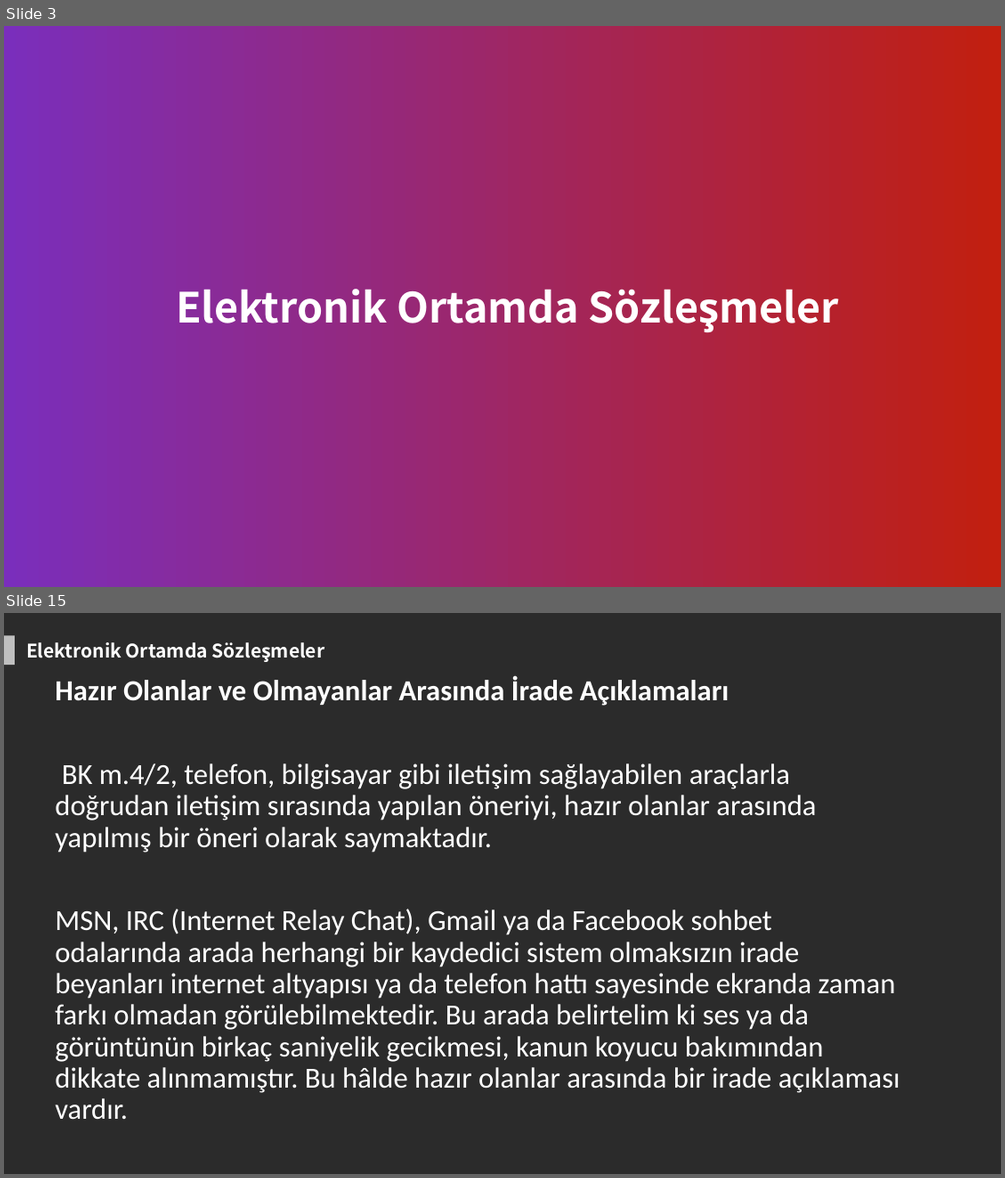
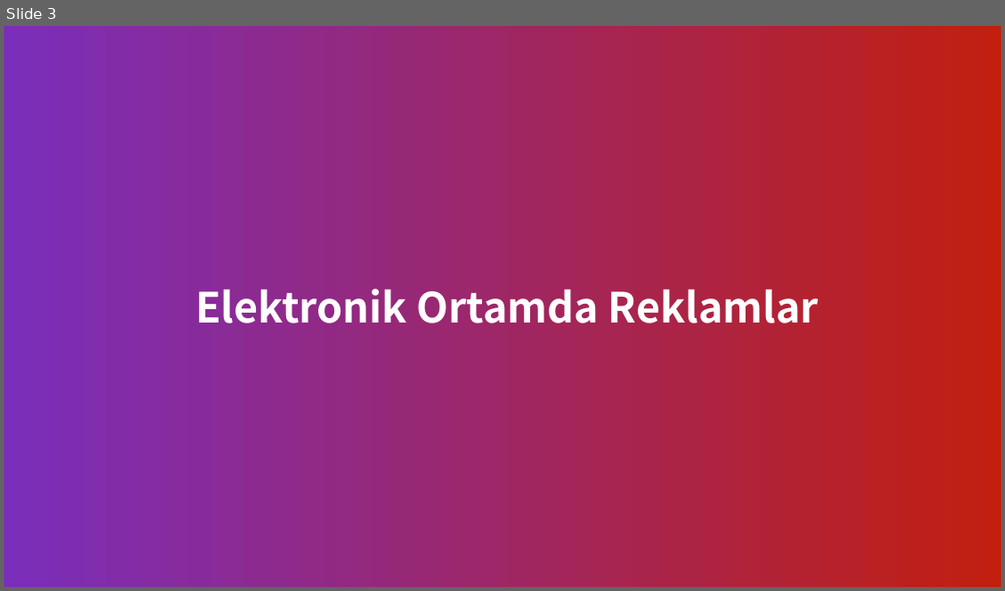
Before and after one commit to zafer-sn/MOS108-Bilisim-Hukuku, a slide deck: Hafta6/Hafta6.pptx. Shown one above the other, each under a label of ours: slides 3 and 15 before the commit, slide 3 after it; the slides between them are not shown. The pictures are 1005x1178 and 1005x591 pixels, drawn with LibreOffice and Linux fonts; fonts in the diff are those of the drawing; background and template pictures are left out; a plain dark background stands for a picture behind light text. Boxes give left, top, right and bottom in pixels: in the first picture for what was removed or moved away, otherwise in the second. Text is boxed around its words. In the diff, an @@ line names an element or a change of style, - is before the commit and + after.

```diff
--- a/Hafta6/Hafta6.pptx
+++ b/Hafta6/Hafta6.pptx
@@ slide 15 removed at (4, 613, 1001, 1174), background picture (left out) @@
@@ rectangle removed at (4, 635, 15, 665) @@
@@ text removed at (26, 642, 208, 658) @@
-Elektronik Ortamda Sözleşmeler
@@ text removed at (55, 676, 900, 1119) @@
-Hazır Olanlar ve Olmayanlar Arasında İrade Açıklamaları
-BK m.4/2, telefon, bilgisayar gibi iletişim sağlayabilen araçlarla doğrudan iletişim sırasında yapılan öneriyi, hazır olanlar arasında yapılmış bir öneri olarak saymaktadır.
-MSN, IRC (Internet Relay Chat), Gmail ya da Facebook sohbet odalarında arada herhangi bir kaydedici sistem olmaksızın irade beyanları internet altyapısı ya da telefon hattı sayesinde ekranda zaman farkı olmadan görülebilmektedir. Bu arada belirtelim ki ses ya da görüntünün birkaç saniyelik gecikmesi, kanun koyucu bakımından dikkate alınmamıştır. Bu hâlde hazır olanlar arasında bir irade açıklaması vardır.
@@ slide 3 changed as well @@
@@ text in rectangle at (195, 289, 818, 323): text changed @@
-Elektronik Ortamda Sözleşmeler
+Elektronik Ortamda Reklamlar
```
Also in this commit, not shown: 2 other slides changed, 22 slides added, 28 other slides removed, 1 other file.
